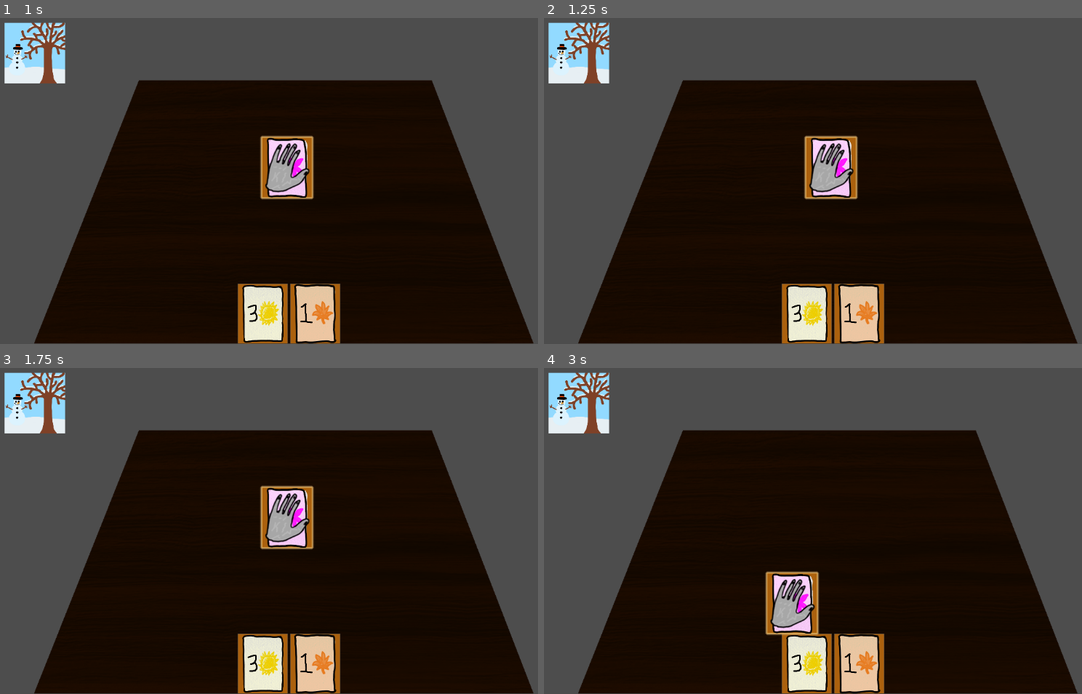
Above: before the commit, frames 1-4 (two rows, left to right).
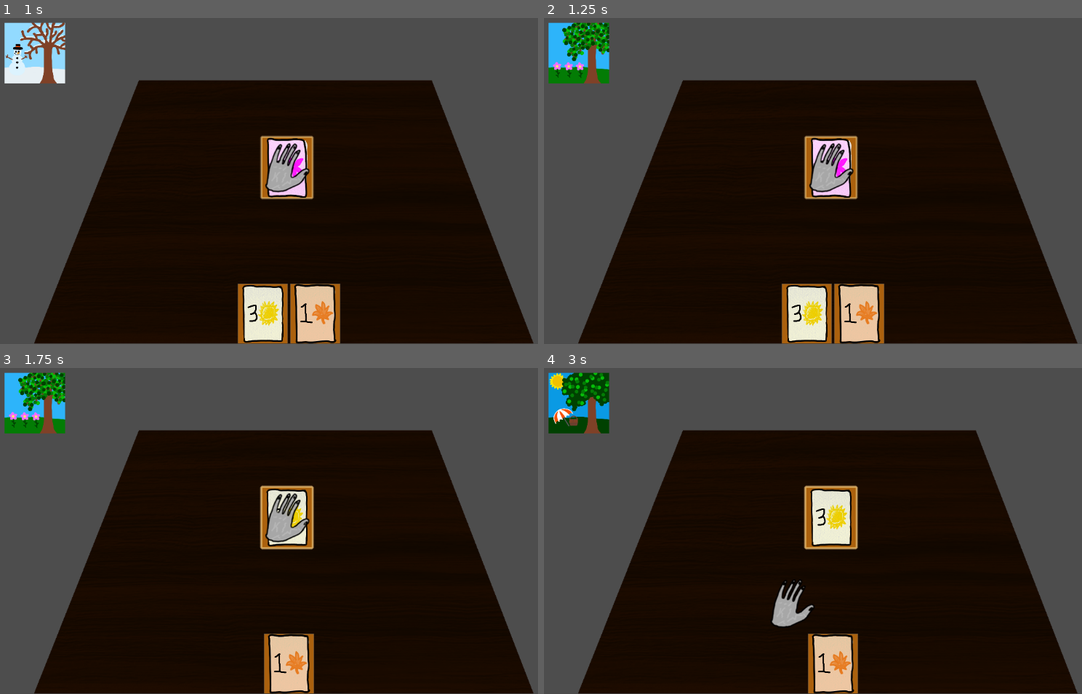
Above: after the commit, the same moments.

Repository: ftekverk/sellyourlife
Game: Godot game, scene res://our_development/finn_dev.tscn
The game is run twice, just before and just after one commit, with the same random seed, the same clock (stepped at 60 frames per second) and the same inputs. The project has no main scene, so this scene is started directly.
Inputs (mouse positions are in pixels of both pictures, inside the frame that each line leads up to):
- Up to frame 1 (1 s): tap Enter at 0.5 s; drag from (236, 314) to (285, 167) at 0.52 s
- Up to frame 2 (1.25 s): no input
- Up to frame 3 (1.75 s): drag from (263, 664) to (285, 517) at 1.27 s
- Up to frame 4 (3 s): move the mouse to (861, 664) at 2.02 s; press the mouse at (861, 664) at 2.03 s; release the mouse at (861, 664) at 2.75 s; tap Space at 2.75 s; drag from (861, 664) to (656, 482) at 2.77 s

Frame 1 is identical in both runs. In frame 2, 1.9% of the frame differs, in the area x 0-13%, y 1-21%; in frame 3, 5.8%; in frame 4, 8.2%, in the area x 0-64%, y 1-100%.
Error before the commit: Parse Error: Identifier "card_played" not declared in the current scope. (res://card_stuff/card_UI/card_states/card_released_state.gd:21)

Commit message:
card release fix

Diff:
--- a/card_stuff/card_UI/card_states/card_released_state.gd
+++ b/card_stuff/card_UI/card_states/card_released_state.gd
@@ -4,10 +4,14 @@
 var played: bool
 
 
+signal card_played(card_ui: CardUI)
+
 func enter() -> void:
 	#card_ui.color.color = Color.DARK_VIOLET
 	#card_ui.state.text = "RELEASED"
-	cursor.open_hand()
+
+	if cursor:
+		cursor.open_hand()
 
 	played = false
 
